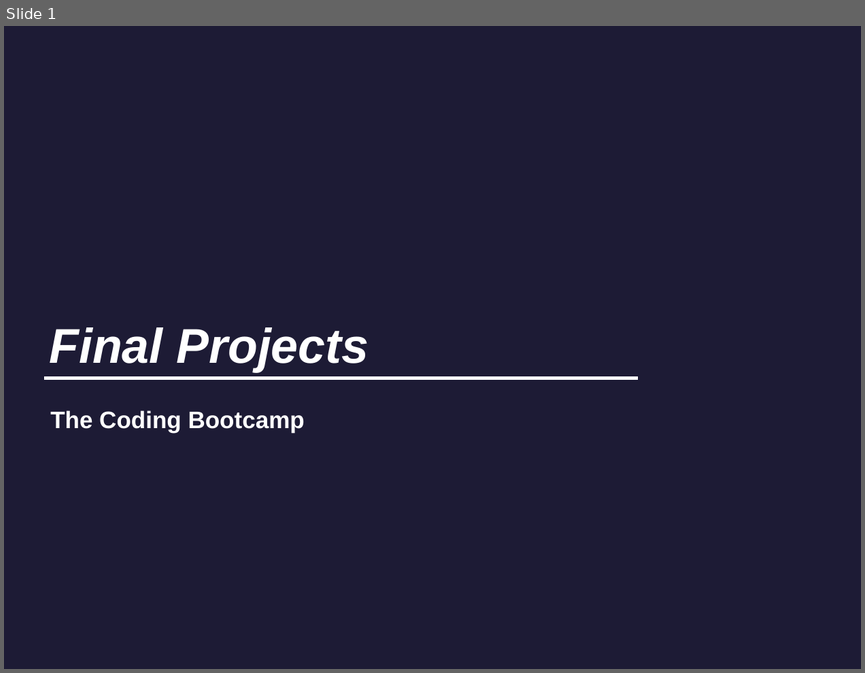
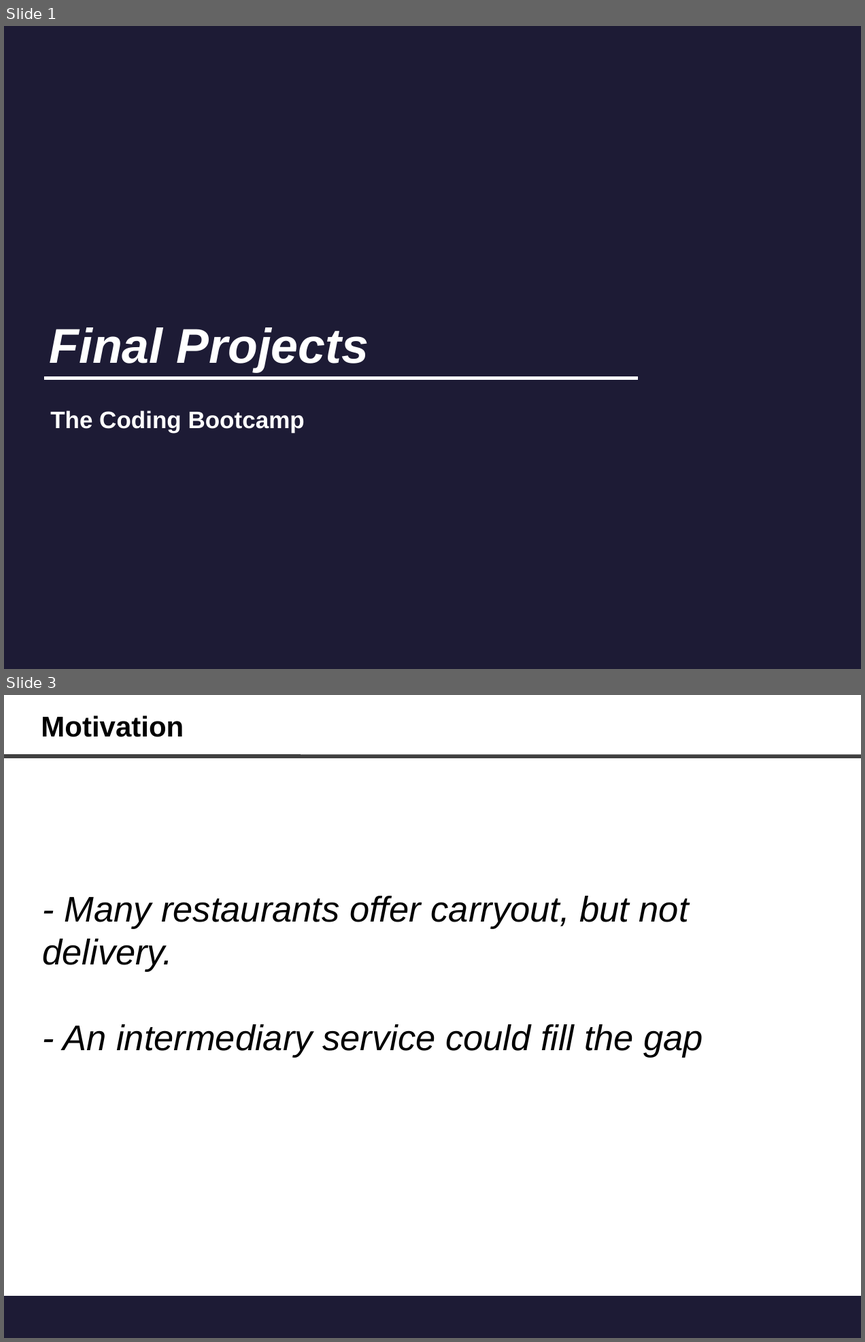
Before and after one commit to chaseleinart/FastFood, a slide deck: public/app_concept/FinalProject.odp. Shown one above the other, each under a label of ours: slide 1 before the commit, slides 1 and 3 after it; the slides between them are not shown. The pictures are 865x673 and 865x1342 pixels, drawn with LibreOffice and Linux fonts; fonts in the diff are those of the drawing; background and template pictures are left out. Boxes give left, top, right and bottom in pixels: in the first picture for what was removed or moved away, otherwise in the second. Text is boxed around its words. In the diff, an @@ line names an element or a change of style, - is before the commit and + after.

```diff
--- a/public/app_concept/FinalProject.odp
+++ b/public/app_concept/FinalProject.odp
@@ slide 3 added at <box>4,695,861,1338</box>, background #FFFFFF @@
@@ text added at <box>41,715,184,737</box>, 24 pt, text #000000, bold @@
+Motivation
@@ line added from (4, 756) to (861, 757), #404040 3.26 pt @@
@@ text added at <box>42,896,704,1057</box>, 30 pt, text #000000, italic @@
+- Many restaurants offer carryout, but not delivery.
+- An intermediary service could fill the gap
@@ rectangle added at <box>4,1295,861,1338</box>, fill #1D1B35 @@
```
Also in this commit, not shown: 10 other slides added, 21 slides removed, 11 other files.
